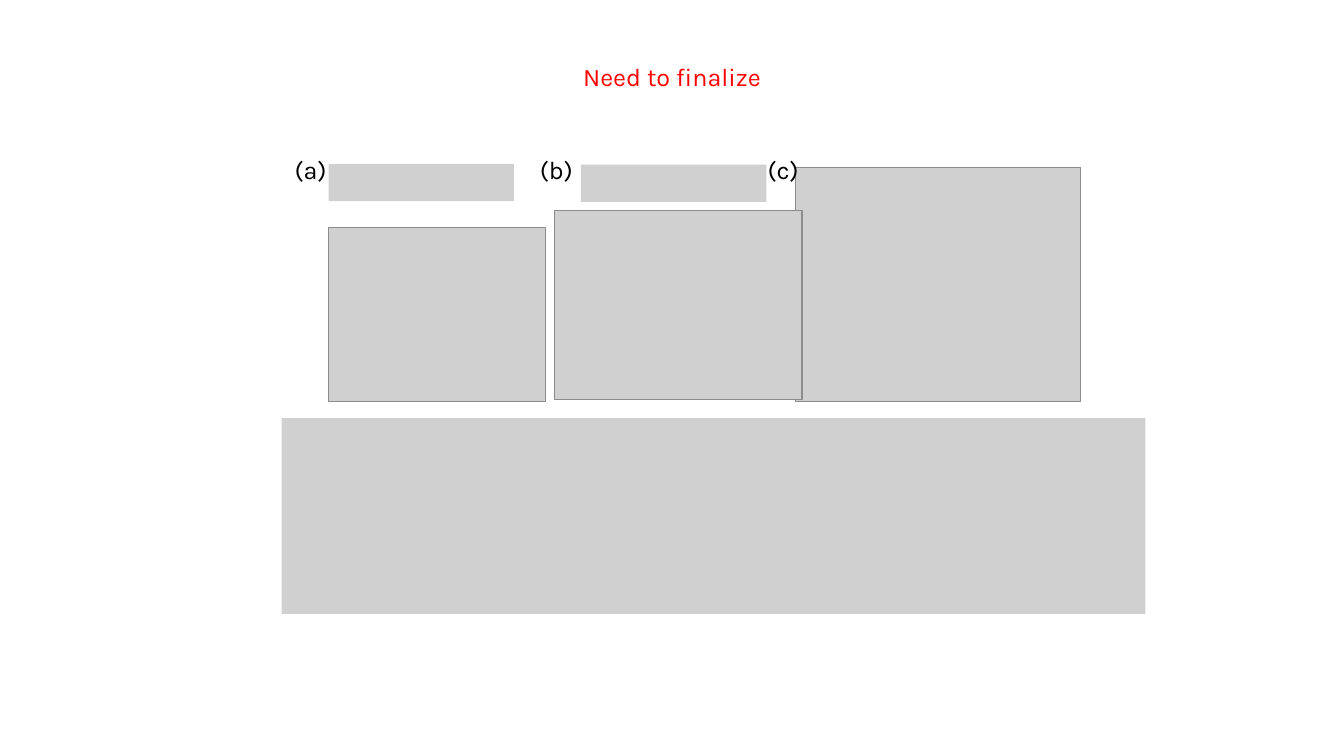
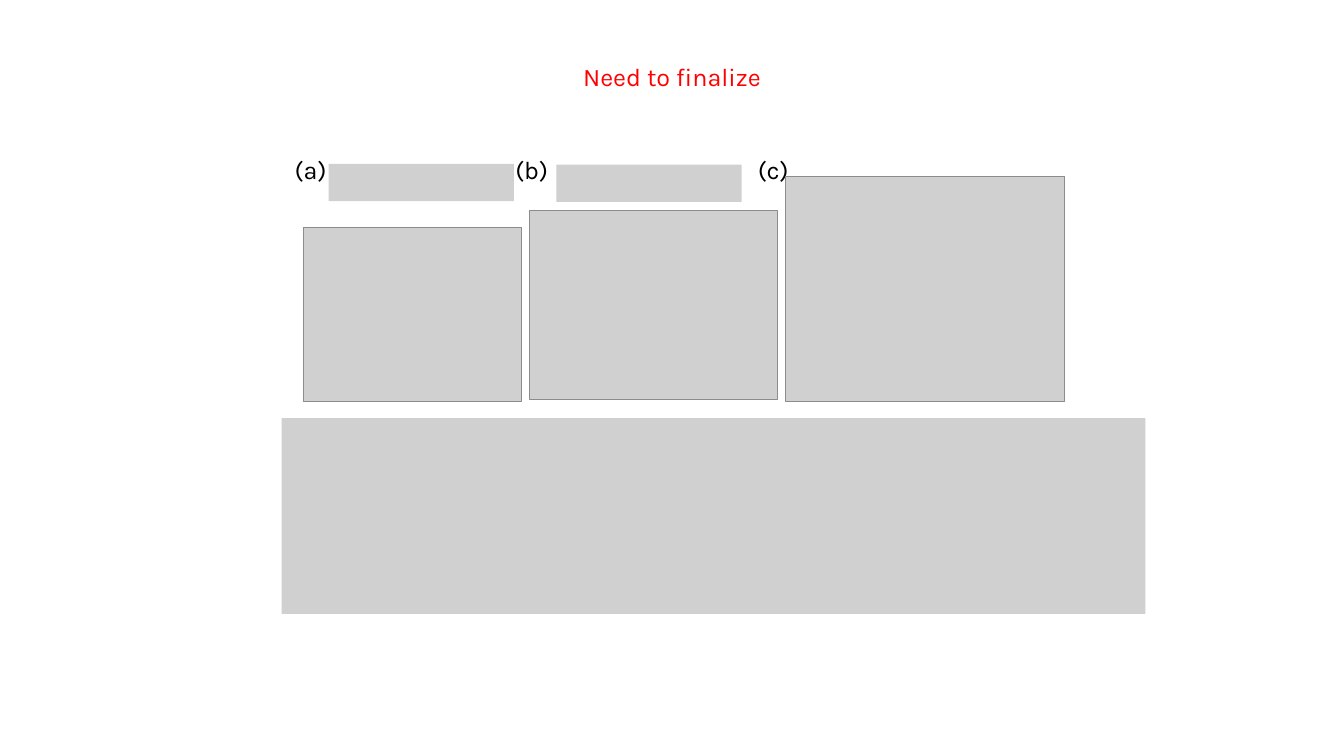
Before and after one commit to tyokokur/presentations, a slide deck: slide 2 of SYSG3_paper.pptx. Drawn at 1344x756 pixels with LibreOffice and Linux fonts; fonts in the diff are those of the drawing; grey boxes stand for pictures. Boxes give left, top, right and bottom in pixels: in the first picture for what was removed or moved away, otherwise in the second. Text is boxed around its words. In the diff, an @@ line names an element or a change of style, - is before the commit and + after.

```diff
--- a/SYSG3_paper.pptx
+++ b/SYSG3_paper.pptx
@@ text "(c)": place and size @@
-text "(c)" at (768,161,799,185)
+text "(c)" at (758,161,789,185)
@@ 3 pictures, 1 text: place and size @@
-3 pictures, 1 text at (328,161,803,402)
+3 pictures, 1 text at (303,161,777,402)
@@ picture: place and size @@
-picture at (797,167,1081,402)
+picture at (785,176,1065,402)
```
Also in this commit, not shown: 2 other slides changed.
